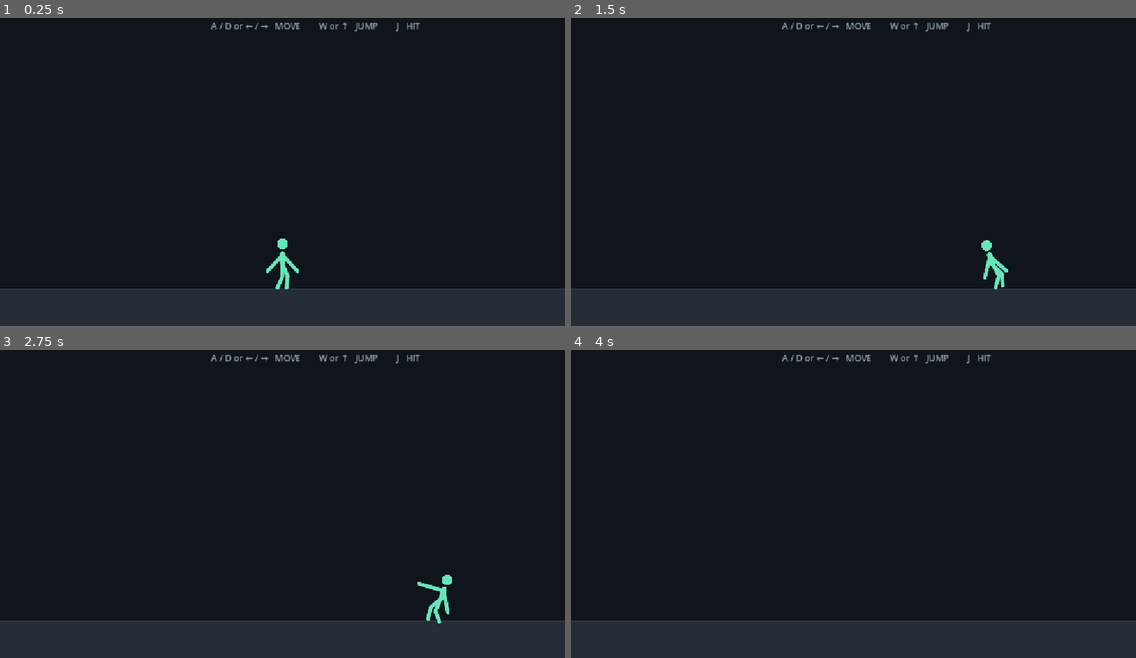
Above: before the commit, frames 1-4 (two rows, left to right).
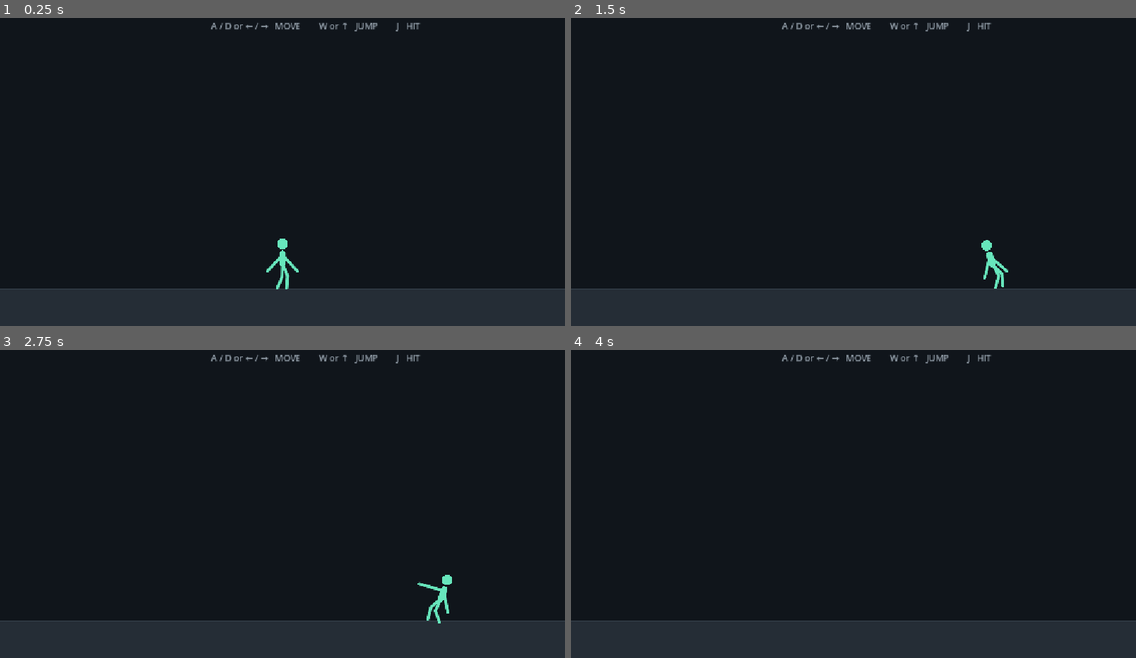
Above: after the commit, the same moments.

Repository: divanburke/ShadowSwap
Game: Godot game, scene res://main.tscn
Two runs of this game, one before a commit and one after it. Both use one fixed random seed, a clock stepped at 60 frames per second and the inputs below.
Inputs:
- Up to frame 1 (0.25 s): no input
- Up to frame 2 (1.5 s): hold J 0.53-1.28 s; hold D from 0.53 s (still down); tap W at 0.77 s; tap J at 1.35 s
- Up to frame 3 (2.75 s): tap W at 1.52 s; release D at 2.03 s; hold A from 2.03 s (still down); hold J from 2.03 s (still down)
- Up to frame 4 (4 s): release A at 2.78 s; release J at 2.78 s; hold D from 2.78 s (still down); tap J at 2.85 s; tap W at 3.02, 3.77 s; hold J from 3.53 s (still down)

The runs differ from the first frame. In frame 1, less than 0.1% of the frame differs, in the area x 47-53%, y 75-89%; in frame 2, less than 0.1%; in frame 3, less than 0.1%; in frame 4, nothing differs.

Commit message:
Thicken torso and slim limbs

Diff:
--- a/scripts/fighter.gd
+++ b/scripts/fighter.gd
@@ -44,7 +44,7 @@
 # calculated from the shoulder, not from the torso center, so the arm keeps
 # the correct length while it swings.
 const ARM_LENGTH = BODY_HEIGHT * 0.58
-const ARM_THICKNESS = BODY_WIDTH * 0.25
+const ARM_THICKNESS = BODY_WIDTH * 0.19
 const ARM_REST_VECTOR = Vector2(-0.7220, 0.6919)
 const ATTACK_REACH = ARM_LENGTH * 1.15
 
@@ -62,7 +62,7 @@
 # than looking like a squat/crouched stick figure.
 const THIGH_LENGTH = BODY_HEIGHT * 0.35
 const SHIN_LENGTH = BODY_HEIGHT * 0.32
-const LEG_THICKNESS = BODY_WIDTH * 0.25
+const LEG_THICKNESS = BODY_WIDTH * 0.19
 
 const ANKLE_BASE_X = BODY_WIDTH * 0.34
 const ANKLE_BASE_Y = BODY_HEIGHT * 0.53
@@ -700,7 +700,7 @@
 	draw_pill(
 		pose_point(Vector2(0.0, SHOULDER_Y - 3.0)),
 		pose_point(Vector2(0.0, HIP_Y)),
-		BODY_WIDTH * 0.36,
+		BODY_WIDTH * 0.46,
 		color
 	)
 
